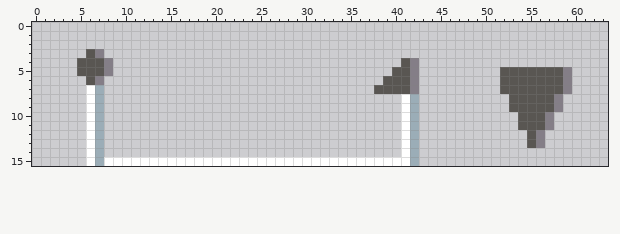
A pixel-art file gets an edit: Assets/sprite_flags_1.aseprite. The picture above was drawn from the file before the commit.
64x16 pixels, 1 frame.
And afterwards:
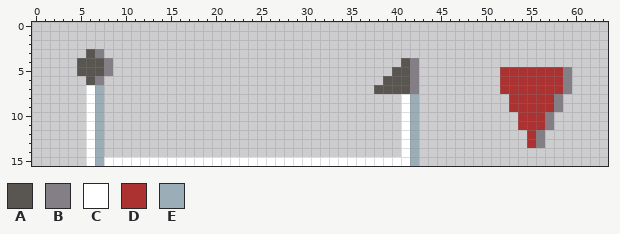
Palette (. is transparent): A #595652  B #847e87  C #ffffff  D #ac3232  E #9badb7
Edits made:
y 5..7: x 52..58 AAAAAAA -> DDDDDDD
y 8..9: x 53..57 AAAAA -> DDDDD
y 10..11: x 54..56 AAA -> DDD
y 12..13: x 55 A -> D
